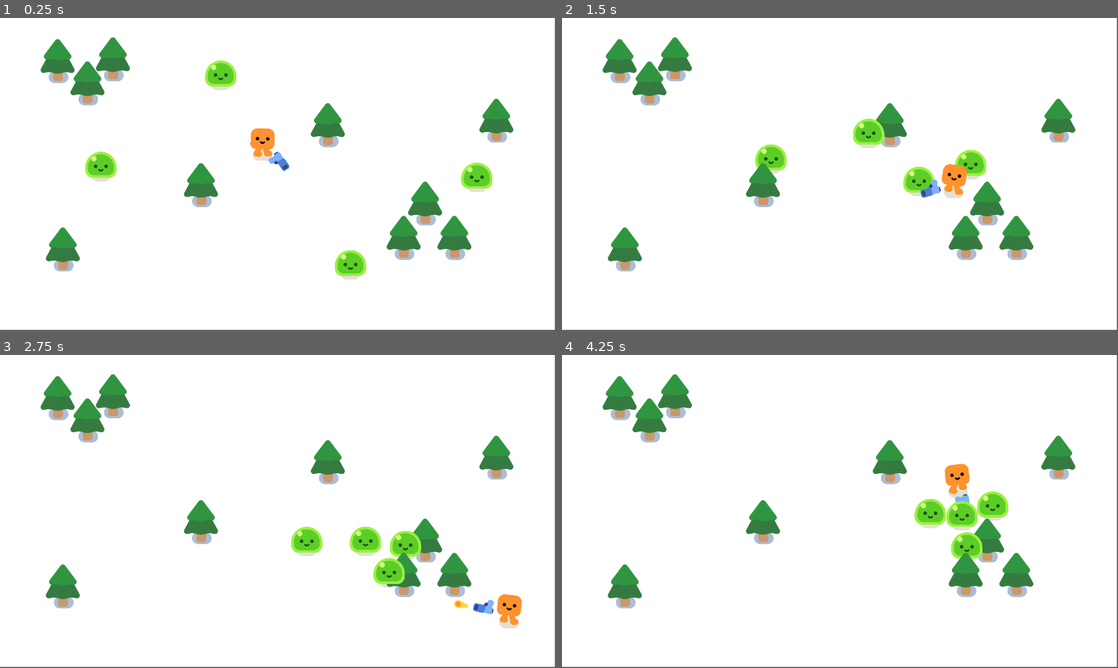
Above: before the commit, frames 1-4 (two rows, left to right).
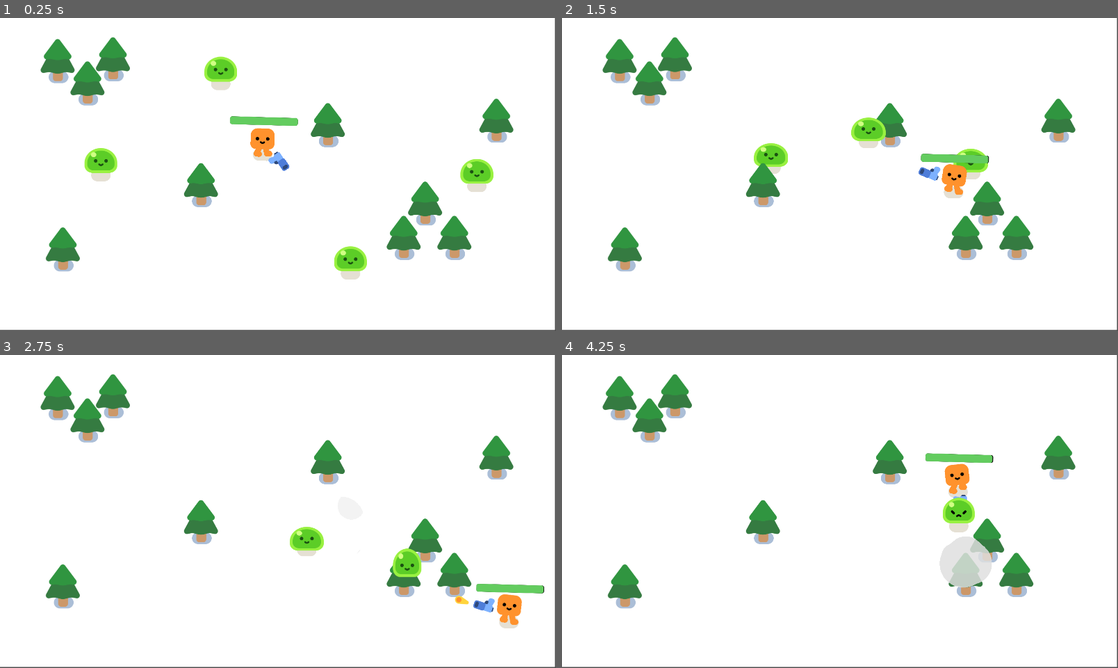
Above: after the commit, the same moments.

Repository: CWong1111/Cartoon-cute
Game: Godot game, scene res://survivors_game.tscn
Same seed, same stepped clock (60 frames per second), same inputs: the game is played once before the commit and once after it.
Inputs:
- Up to frame 1 (0.25 s): no input
- Up to frame 2 (1.5 s): hold D (move_right) 0.53-1.28 s; hold S (move_down) from 1.28 s (still down)
- Up to frame 3 (2.75 s): release S (move_down) at 2.03 s; hold D (move_right) from 2.03 s (still down)
- Up to frame 4 (4.25 s): release D (move_right) at 2.78 s; hold W (move_up) 2.78-3.53 s; hold A (move_left) from 3.53 s (still down)

The runs differ from the first frame. In frame 1, 1.6% of the frame differs, in the area x 15-89%, y 12-83%; in frame 2, 1.5%; in frame 3, 2.1%; in frame 4, 2.7%, in the area x 63-81%, y 31-75%.

Commit message:
cartoon cute 7
-Add Health and Hurt Animations to Mobs
-Add Health management to Player

Diff:
--- a/mob.gd
+++ b/mob.gd
@@ -1,9 +1,25 @@
 extends CharacterBody2D
+
+var health = 3
 
 @onready var player = get_node("/root/Game/Player")
 
+func _ready():
+	%Slime.play_walk()
 
 func _physics_process(delta):
 	var direction = global_position.direction_to(player.global_position)
 	velocity = direction * 300.0
 	move_and_slide()
+
+func take_damage():
+	health -= 1
+	%Slime.play_hurt()
+
+	if health == 0:
+		queue_free()
+
+		const SMOKE_SCENE = preload("res://smoke_explosion/smoke_explosion.tscn")
+		var smoke = SMOKE_SCENE.instantiate()
+		get_parent().add_child(smoke)
+		smoke.global_position = global_position
--- a/mob.tscn
+++ b/mob.tscn
@@ -12,6 +12,7 @@
 script = ExtResource("1_nyrl4")
 
 [node name="Slime" parent="." instance=ExtResource("1_faxwx")]
+unique_name_in_owner = true
 
 [node name="CollisionShape2D" type="CollisionShape2D" parent="."]
 position = Vector2(1, -26)
--- a/player.gd
+++ b/player.gd
@@ -1,4 +1,8 @@
 extends CharacterBody2D
+
+signal health_depleted
+
+var health = 100.0
 
 func _physics_process(delta):
 	var direction = Input.get_vector("move_left", "move_right",
@@ -10,3 +14,11 @@
 		%HappyBoo.play_walk_animation()
 	else:
 		% HappyBoo.play_idle_animation()
+
+	const DAMAGE_RATE = 5.0
+	var overlapping_mobs = %HurtBox.get_overlapping_bodies()
+	if overlapping_mobs.size() > 0:
+		health -= DAMAGE_RATE * overlapping_mobs.size() * delta
+		%ProgressBar.value = health
+		if health <= 0.0:
+			health_depleted.emit()
--- a/player.tscn
+++ b/player.tscn
@@ -6,6 +6,23 @@
 
 [sub_resource type="CircleShape2D" id="CircleShape2D_7fsnw"]
 radius = 37.1214
+
+[sub_resource type="CircleShape2D" id="CircleShape2D_6bij0"]
+radius = 37.3363
+
+[sub_resource type="StyleBoxFlat" id="StyleBoxFlat_1tqse"]
+bg_color = Color(0, 0, 0, 1)
+corner_radius_top_left = 8
+corner_radius_top_right = 8
+corner_radius_bottom_right = 8
+corner_radius_bottom_left = 8
+
+[sub_resource type="StyleBoxFlat" id="StyleBoxFlat_a24lw"]
+bg_color = Color(0.388235, 0.8, 0.372549, 1)
+corner_radius_top_left = 8
+corner_radius_top_right = 8
+corner_radius_bottom_right = 8
+corner_radius_bottom_left = 8
 
 [node name="Player" type="CharacterBody2D"]
 position = Vector2(-1, 1)
@@ -19,3 +36,24 @@
 
 [node name="Gun" parent="." instance=ExtResource("3_uwal8")]
 position = Vector2(0, -42)
+
+[node name="HurtBox" type="Area2D" parent="."]
+unique_name_in_owner = true
+collision_layer = 0
+collision_mask = 2
+
+[node name="CollisionShape2D" type="CollisionShape2D" parent="HurtBox"]
+shape = SubResource("CircleShape2D_6bij0")
+debug_color = Color(0.772549, 0.321569, 0.768627, 0.419608)
+
+[node name="ProgressBar" type="ProgressBar" parent="."]
+unique_name_in_owner = true
+offset_left = -116.0
+offset_top = -130.0
+offset_right = 118.0
+offset_bottom = -103.0
+scale = Vector2(1.00231, 1.01205)
+theme_override_styles/background = SubResource("StyleBoxFlat_1tqse")
+theme_override_styles/fill = SubResource("StyleBoxFlat_a24lw")
+value = 100.0
+show_percentage = false
Not shown: 1 places in player.tscn that only renumber resources
